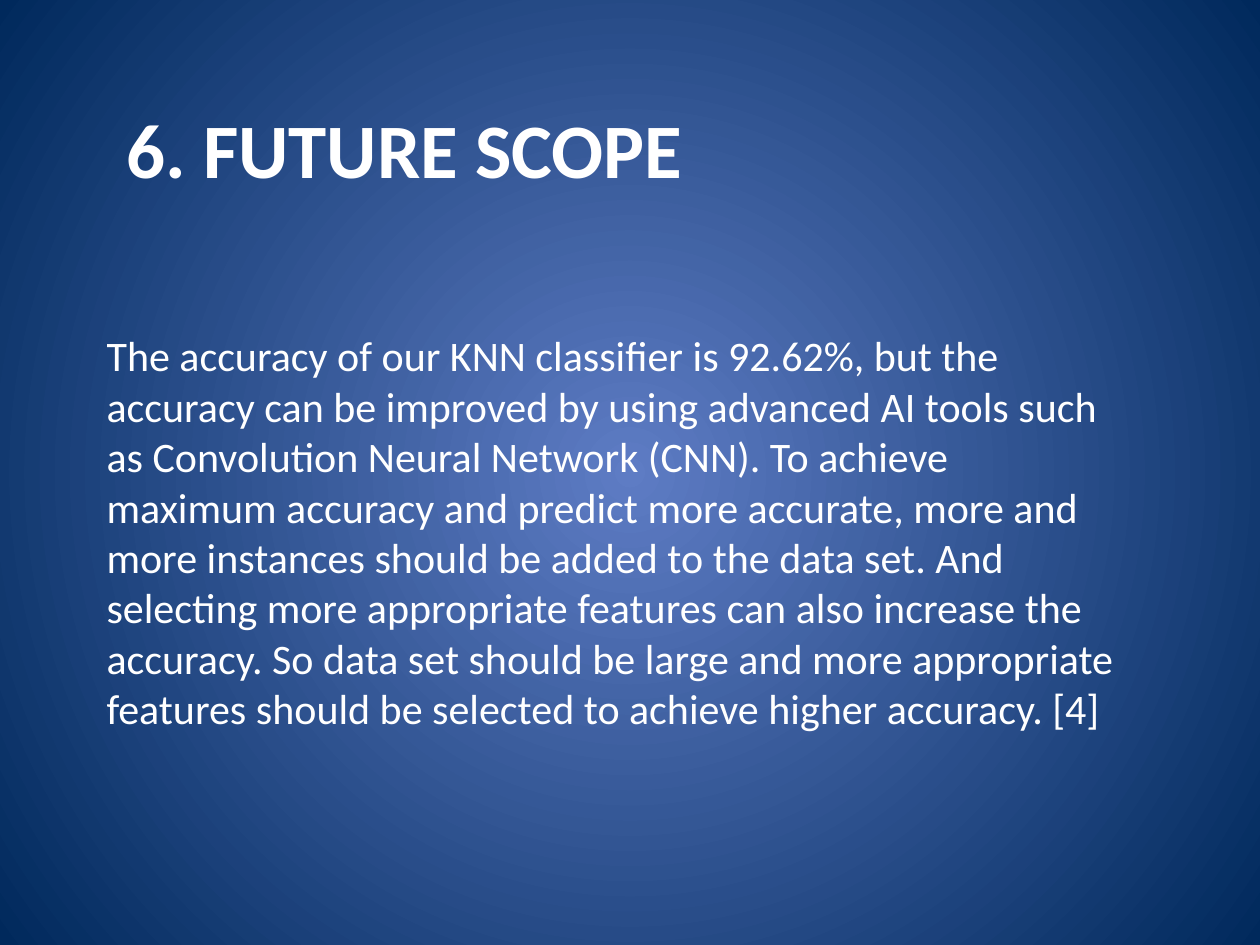
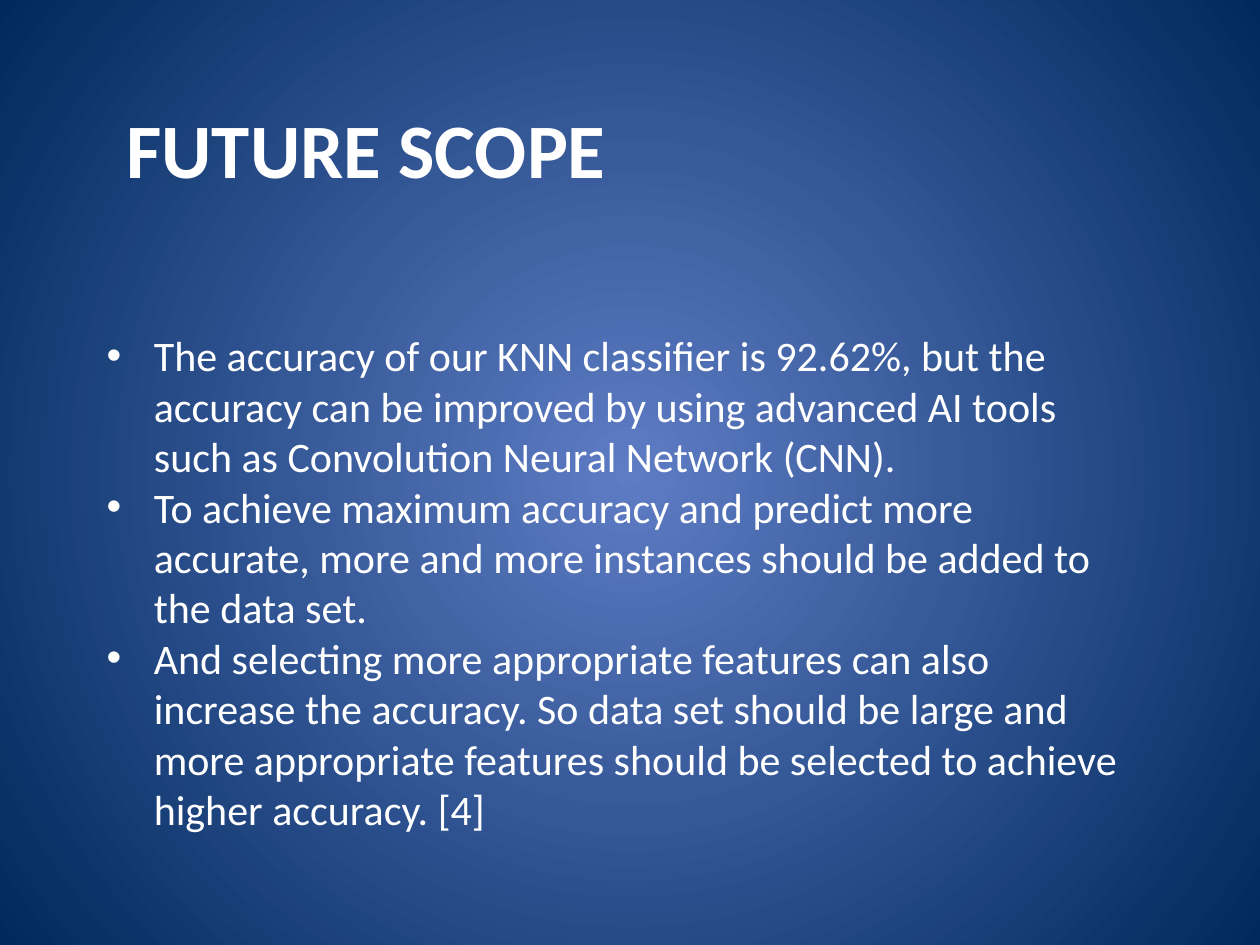
Before and after one commit to debjitg97/Mobile-Price-Classifier, a slide deck: slide 24 of Mobile Price Prediction Using KNN Classifier.pptx. Drawn at 1260x945 pixels with LibreOffice and Linux fonts; fonts in the diff are those of the drawing. Boxes give left, top, right and bottom in pixels: in the first picture for what was removed or moved away, otherwise in the second. Text is boxed around its words. In the diff, an @@ line names an element or a change of style, - is before the commit and + after.

```diff
--- a/Mobile Price Prediction Using KNN Classifier.pptx
+++ b/Mobile Price Prediction Using KNN Classifier.pptx
@@ text at (126,127,605,179): text changed @@
-6. FUTURE SCOPE
+FUTURE SCOPE
@@ text at (154,342,1117,832): text changed @@
-The accuracy of our KNN classifier is 92.62%, but the accuracy can be improved by using advanced AI tools such as Convolution Neural Network (CNN). To achieve maximum accuracy and predict more accurate, more and more instances should be added to the data set. And selecting more appropriate features can also increase the accuracy. So data set should be large and more appropriate features should be selected to achieve higher accuracy. [4]
+• The accuracy of our KNN classifier is 92.62%, but the accuracy can be improved by using advanced AI tools such as Convolution Neural Network (CNN).
+• To achieve maximum accuracy and predict more accurate, more and more instances should be added to the data set.
+• And selecting more appropriate features can also increase the accuracy. So data set should be large and more appropriate features should be selected to achieve higher accuracy. [4]
```
Also in this commit, not shown: 22 other slides changed.
